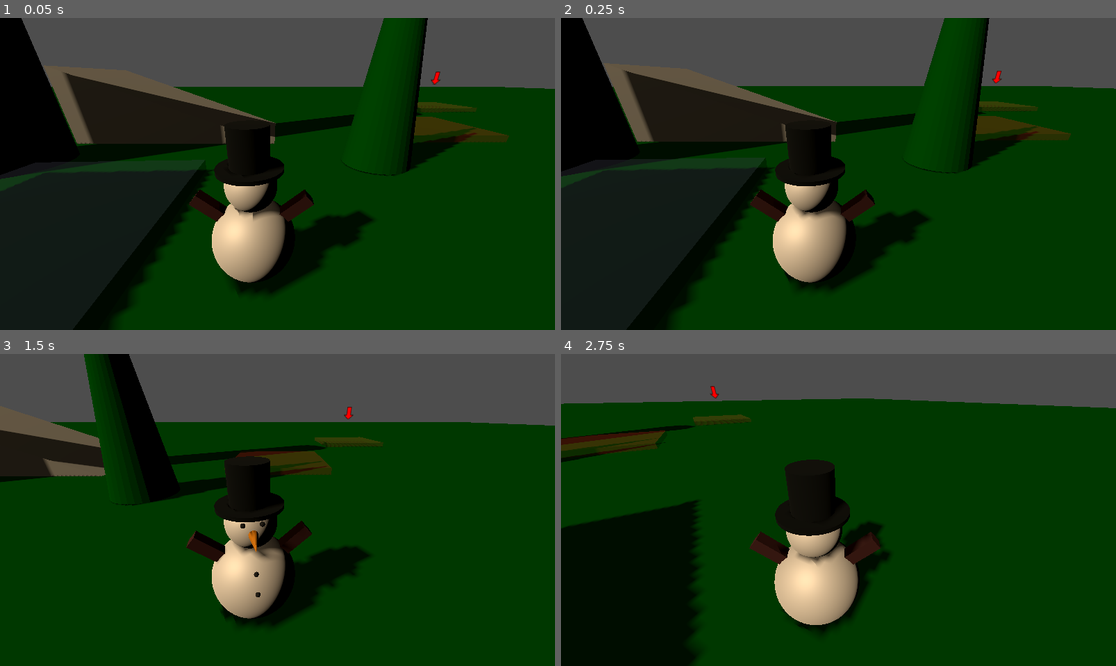
Above: before the commit, frames 1-4 (two rows, left to right).
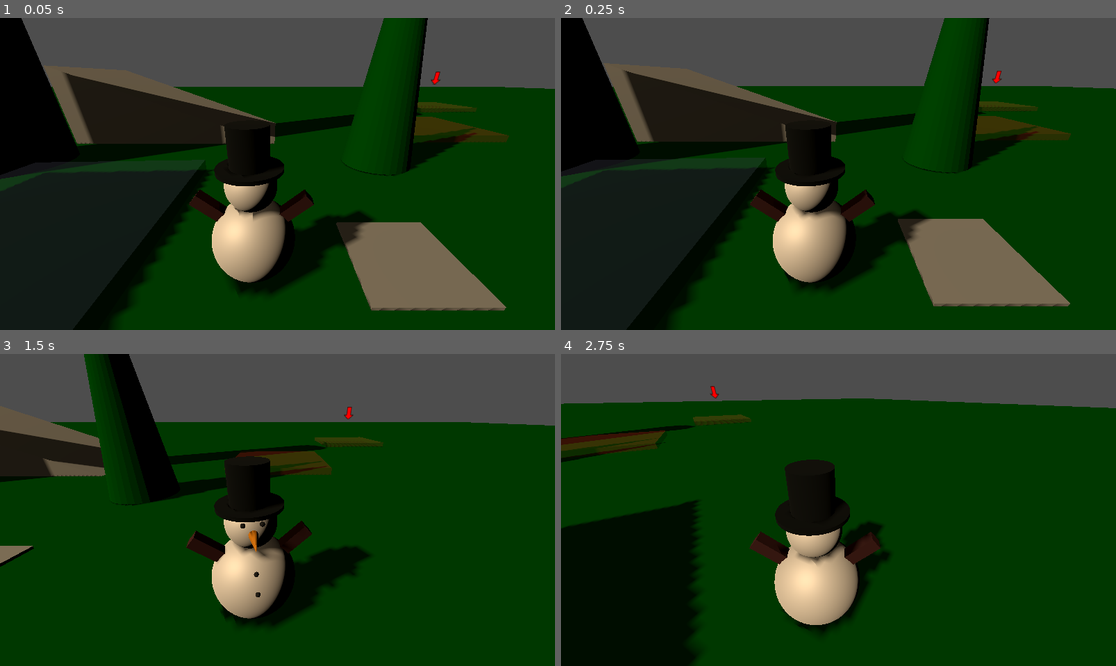
Above: after the commit, the same moments.

Repository: ThannooDhanan/3D-Game
Game: Godot game, scene res://Starting_Scene.tscn
Two runs of this game, one before a commit and one after it. Both use one fixed random seed, a clock stepped at 60 frames per second and the inputs below.
Inputs (mouse positions are in pixels of both pictures, inside the frame that each line leads up to):
- Up to frame 1 (0.05 s): no input
- Up to frame 2 (0.25 s): no input
- Up to frame 3 (1.5 s): tap Enter at 0.5 s; move the mouse to (399, 494) at 0.52 s; hold Right (Right) 0.53-1.28 s; hold X (Interact) 0.53-1.28 s; tap Space (jump) at 0.77 s; move the mouse to (166, 525) at 1.27 s; hold Down (Backward) from 1.28 s (still down); click (166, 525) at 1.35 s
- Up to frame 4 (2.75 s): tap Space (jump) at 1.52 s; move the mouse to (849, 503) at 2.02 s; release Down (Backward) at 2.03 s; hold W (Forward) from 2.03 s (still down); hold X (Interact) from 2.03 s (still down)

The runs differ from the first frame. In frame 1, 5.7% of the frame differs, in the area x 60-92%, y 65-94%; in frame 2, 5.7%, in the area x 60-92%, y 64-93%; in frame 3, 0.2%; in frame 4, nothing differs.

Commit message:
A new Trap

Diff:
--- a/Scripts/Level/TrapManagement.gd
+++ b/Scripts/Level/TrapManagement.gd
@@ -1,31 +1,38 @@
 extends Node
 
 @export_group("Trap")
-@export var hazard: int = 0
-@export var unease: int = 0
+@export_range(0, 25) var hazard: int = 0
+@export_range(0, 25) var unease: int = 0
+@export var max_hazard: int = 25
+@export var max_unease: int = 25
 
 @export_group("Bonuses")
 @export var extra_gold_coin : int = 0
 @export var extra_souls : int = 0
 
 @export_group("Blocks")
-@export var harzard_block : int = 0
+@export var harzard_block : int = 1
 @export var unease_block : int = 0
 
 @export_group("Timer parameters")
-var hazard_and_unease_timer: Timer
+var hazard_timer: Timer
 @export var time_until_increase : float = 2.5
+@export var min_hazard_timeout_inc : int = 1
+@export var max_hazard_timeout_inc : int = 3
 
 signal hazard_increased
 signal unease_increased
 
 func _ready():
-	hazard_and_unease_timer = Timer.new()
-	add_child(hazard_and_unease_timer)
-	hazard_and_unease_timer.autostart = false
-	hazard_and_unease_timer.wait_time = time_until_increase
-	hazard_and_unease_timer.stop()
-	hazard_and_unease_timer.connect("timeout", increaseTrapValues)
+	randomize()
+	hazard_timer = Timer.new()
+	add_child(hazard_timer)
+	hazard_timer.autostart = false
+	hazard_timer.wait_time = time_until_increase
+	hazard_timer.stop()
+	hazard_timer.connect("timeout", increase_trap_values)
+
+	#These Two can be removed later
 	hazard_increased.connect(print_hazard)
 	unease_increased.connect(print_unease)
 
@@ -35,21 +42,25 @@
 	hazard_increased.emit()
 	unease_increased.emit()
 
-func increaseTrapValues():
-	var hazard_increase = randi_range(0, 2)
-	var unease_increase = randi_range(0, 2)
+func increase_trap_values():
+	var hazard_increase = randi_range(min_hazard_timeout_inc, max_hazard_timeout_inc)
 	increase_hazard(hazard_increase)
-	increase_unease(unease_increase)
 
+func start_hazard_timer():
+	hazard_timer.start()
 
 func increase_hazard(value : int):
 	if harzard_block > 0:
 		harzard_block -= value
+		print("hazard was blocked")
 		if harzard_block < 0:
+			print("hazard was not fully blocked")
 			hazard += (harzard_block * -1)
 			harzard_block = 0
-	else:
+			clamp_hazard()
+	elif hazard < max_hazard:
 		hazard += value
+		clamp_hazard()
 	hazard_increased.emit()
 
 func increase_hazard_unblocked(value: int):
@@ -62,8 +73,10 @@
 		if unease_block < 0:
 			unease += (unease_block * -1)
 			unease_block = 0
-	else:
+			clam_unease()
+	elif unease < max_unease:
 		unease += value
+		clam_unease()
 	unease_increased.emit()
 
 func increase_unease_unblocked(value: int):
@@ -75,3 +88,13 @@
 
 func print_unease():
 	print("Unease is now ", unease)
+
+func clamp_hazard():
+	if hazard > max_hazard:
+		print("Maximum hazard reached")
+		hazard = max_hazard
+
+func clam_unease():
+	if unease > max_unease:
+		print("Maximum unease reached")
+		unease = max_unease
--- /dev/null
+++ b/Scripts/Traps/damaging_traps.gd
@@ -0,0 +1,86 @@
+extends Node3D
+
+enum TrapType {
+	Floor,
+	Shooting,
+	Swing
+}
+
+enum TrapStatus {
+	Off,
+	Active
+}
+
+@export_group("Trap Properties")
+@export_range(0, 100) var damage :int
+@export var type : TrapType
+@export var hazard_requirement :int
+@export var status : TrapStatus
+@export var offset : Vector3
+@export var r_offset: Vector3
+
+@export_group("Tween Properties")
+@export var tween_trans : Tween.TransitionType
+@export var tween_ease : Tween.EaseType
+@export var tween_time : float
+
+@export_group("Hitting the PLayer")
+@export var end_point: Marker3D
+@export var weapon : Node3D
+@export var hit_box : Area3D
+
+var weapon_tween: Tween
+
+func _ready():
+	'''Remove when done testing'''
+	TrapManagement.start_hazard_timer()
+
+	TrapManagement.hazard_increased.connect(hazard_changed)
+
+	hit_box.monitoring = false
+	hit_box.connect("body_entered", _on_area_3d_body_entered)
+	if offset:
+		weapon.position = offset
+	if r_offset:
+		weapon.rotation_degrees = r_offset
+
+
+func _on_area_3d_body_entered(body: Node3D) -> void:
+	if body is Player:
+		print(body.name, " has taken damage")
+		body.health.take_damage(damage)
+
+func hazard_changed():
+	if TrapManagement.hazard >= hazard_requirement and status == TrapStatus.Off and weapon != null:
+		match type:
+			TrapType.Floor:
+				floor_trap_activation()
+			TrapType.Swing:
+				swing_trap_activation()
+			_:
+				printerr(name, " has no valid trap type. Please set trap type in editor.")
+
+func floor_trap_activation():
+	activate_hitbox()
+	weapon_tween = create_tween().set_parallel(true)
+	weapon_tween.set_ease(tween_ease)
+	weapon_tween.set_trans(tween_trans)
+	weapon_tween.tween_property(weapon, "position", end_point.position, tween_time)
+	status = TrapStatus.Active
+
+func swing_trap_activation():
+	activate_hitbox()
+	weapon_tween = create_tween().set_loops()
+	#Foreswing
+	weapon_tween.tween_property(weapon, "rotation_degrees:z", 70.0, tween_time)
+	weapon_tween.set_ease(tween_ease)
+	weapon_tween.set_trans(tween_trans)
+	#Backswing
+	weapon_tween.tween_property(weapon, "rotation_degrees:z", -70.0, tween_time)
+	weapon_tween.set_ease(tween_ease)
+	weapon_tween.set_trans(tween_trans)
+	pass
+
+func activate_hitbox():
+	hit_box.monitoring = true
+	weapon.visible = true
--- a/Scripts/player.gd
+++ b/Scripts/player.gd
@@ -6,7 +6,8 @@
 	MOVING,
 	DIGGING,
 	JUMPING,
-	CASHING
+	CASHING,
+	DEAD
 }
 
 @export_group("Camera")
@@ -171,3 +172,7 @@
 	emit_signal("relinquishTreasure", self)
 	treasureInHand = null
 	current_state = player_state.IDLE
+
+
+func _on_health_component_destroyed():
+	current_state = player_state.DEAD
--- a/Scripts/unease_trigger.gd
+++ b/Scripts/unease_trigger.gd
@@ -3,18 +3,20 @@
 
 @export_group("Area Status")
 @export var triggerable := false
-@export var reset_timer : float
+@export_group("Timer Status")
+@export var min_reset_timer : float
+@export var max_reset_timer : float
 @onready var trigger_timer : Timer = %Timer
 
 @export var unease_increase_value : int = 1
 
 func _ready():
 	if !triggerable:
-		trigger_timer.start(reset_timer)
+		trigger_timer.start(randf_range(min_reset_timer, generate_maximum_cap()))
 
 func _on_body_entered(_body: Node3D) -> void:
-	print("Increasing Unease!")
 	if triggerable:
+		print("Increasing Unease!")
 		raise_unease()
 
 func raise_unease():
@@ -24,3 +26,8 @@
 
 func _on_timer_timeout() -> void:
 	triggerable = true
+
+func generate_maximum_cap() -> float:
+	var difference := max_reset_timer - TrapManagement.hazard
+	var maximum_cap : float = difference if min_reset_timer > difference else min_reset_timer
+	return maximum_cap
--- a/Scripts/waypoint_and_home.gd
+++ b/Scripts/waypoint_and_home.gd
@@ -15,9 +15,9 @@
 	setUpHome()
 
 func setUpWorldTrapTimer():
-	TrapManagement.hazard_and_unease_timer.autostart = true
+	TrapManagement.hazard_timer.autostart = true
 	TrapManagement.set_starting_trap_properties()
-	TrapManagement.hazard_and_unease_timer.start()
+	TrapManagement.start_hazard_timer()
 
 func setUpPoints():
 	var randomPoint = randi_range(0, len(dig_spots.get_children()) -1)
@@ -70,7 +70,7 @@
 	#Instantiate treasure scene
 	if burriedTreasure != null:
 		var treasureInstance = burriedTreasure.instantiate()
-		TrapManagement.unease += treasureUneasePenalty
+		TrapManagement.increase_unease_unblocked(treasureUneasePenalty)
 		get_tree().current_scene.add_child(treasureInstance)
 
 		#Assign the treasure's mesh
--- a/Starting_Scene.tscn
+++ b/Starting_Scene.tscn
@@ -8,6 +8,7 @@
 [ext_resource type="PackedScene" uid="uid://biec4sef70he2" path="res://unease_trigger.tscn" id="6_l2gww"]
 [ext_resource type="PackedScene" uid="uid://dw4agfysx3wke" path="res://waypoint_and_return.tscn" id="6_t3ix3"]
 [ext_resource type="PackedScene" uid="uid://7t6oubquod5h" path="res://to delete/ramp.tscn" id="9_na0wc"]
+[ext_resource type="PackedScene" uid="uid://c4624ahk56j" path="res://spikes.tscn" id="9_v42h3"]
 
 [sub_resource type="QuadMesh" id="QuadMesh_e4ond"]
 
@@ -114,6 +115,9 @@
 [node name="Ramp" parent="." instance=ExtResource("9_na0wc")]
 transform = Transform3D(-1.18784946e-07, 3.4367704, 0, -2.7174828, -1.50226e-07, 0, 0, 0, 1.8880184, -2.304203, -0.19730997, -5.2471685)
 
+[node name="Spike_Trap" parent="." instance=ExtResource("9_v42h3")]
+transform = Transform3D(1, 0, 0, 0, 1, 0, 0, 0, 1, 1.4056025, 0, 0.046819687)
+
 [editable path="Snowman"]
 [editable path="WaypointAndReturn"]
 [editable path="WaypointAndReturn/Checkpoints/PointOfInterest"]
--- /dev/null
+++ b/Traps_Scenes/spike.tscn
@@ -0,0 +1,14 @@
+[gd_scene load_steps=3 format=3 uid="uid://cetu6pw0q3dx0"]
+
+[ext_resource type="ArrayMesh" uid="uid://doapevvd5fwf2" path="res://Objects/carrot.obj" id="1_plk82"]
+
+[sub_resource type="StandardMaterial3D" id="StandardMaterial3D_8fhau"]
+albedo_color = Color(0.58, 0.58, 0.58, 1)
+metallic = 1.0
+roughness = 0.5
+
+[node name="Spike1" type="MeshInstance3D"]
+transform = Transform3D(0.11, 0, 0, 0, 0.11, 0, 0, 0, 0.11, 0, 0, 0)
+mesh = ExtResource("1_plk82")
+skeleton = NodePath("../..")
+surface_material_override/0 = SubResource("StandardMaterial3D_8fhau")
--- /dev/null
+++ b/debugCamera.tscn
@@ -0,0 +1,4 @@
+[gd_scene format=3 uid="uid://bqm7iq6el71nw"]
+
+[node name="Delete later" type="Camera3D"]
+transform = Transform3D(1, 0, 0, 0, 0.9396926, 0.34202012, 0, -0.34202012, 0.9396926, 0, 0, 0)
--- a/project.godot
+++ b/project.godot
@@ -69,6 +69,10 @@
 [layer_names]
 
 3d_render/layer_2="Ground"
+3d_physics/layer_1="Player"
+3d_physics/layer_2="Ground"
+3d_physics/layer_3="Enemies"
+3d_physics/layer_4="Traps"
 
 [physics]
 
--- a/snowman.tscn
+++ b/snowman.tscn
@@ -131,3 +131,5 @@
 [node name="CollisionShape3D" type="CollisionShape3D" parent="."]
 transform = Transform3D(0.7, 0, 0, 0, 0.6, 0, 0, 0, 0.7, 0, 0.655056, 0)
 shape = SubResource("CapsuleShape3D_6q38s")
+
+[connection signal="destroyed" from="HealthComponent" to="." method="_on_health_component_destroyed"]
--- /dev/null
+++ b/spikes.tscn
@@ -0,0 +1,169 @@
+[gd_scene load_steps=5 format=3 uid="uid://c4624ahk56j"]
+
+[ext_resource type="Script" uid="uid://cq8cwuktn6306" path="res://Scripts/Traps/damaging_traps.gd" id="1_s0g1x"]
+[ext_resource type="PackedScene" uid="uid://cetu6pw0q3dx0" path="res://Traps_Scenes/spike.tscn" id="2_8fhau"]
+
+[sub_resource type="BoxShape3D" id="BoxShape3D_nrdsm"]
+size = Vector3(1, 0.25, 1)
+
+[sub_resource type="BoxMesh" id="BoxMesh_nrdsm"]
+
+[node name="Spike_Trap" type="Node3D" node_paths=PackedStringArray("end_point", "weapon", "hit_box")]
+script = ExtResource("1_s0g1x")
+damage = 1
+hazard_requirement = 5
+offset = Vector3(0, -0.25, -0.04)
+tween_trans = 5
+tween_ease = 1
+tween_time = 0.35
+end_point = NodePath("Spikes End point")
+weapon = NodePath("Spikes")
+hit_box = NodePath("Area3D")
+
+[node name="Area3D" type="Area3D" parent="."]
+unique_name_in_owner = true
+collision_layer = 8
+
+[node name="CollisionShape3D" type="CollisionShape3D" parent="Area3D"]
+transform = Transform3D(1, 0, 0, 0, 1, 0, 0, 0, 1, 0, 0.125, 0)
+shape = SubResource("BoxShape3D_nrdsm")
+
+[node name="Spikes End point" type="Marker3D" parent="."]
+unique_name_in_owner = true
+transform = Transform3D(1, 0, 0, 0, 1, 0, 0, 0, 1, 0, 0, -0.04)
+
+[node name="Spikes" type="Node3D" parent="."]
+transform = Transform3D(1, 0, 0, 0, 1, 0, 0, 0, 1, 0, 0, -0.04)
+
+[node name="row1" type="Node3D" parent="Spikes"]
+transform = Transform3D(1, 0, 0, 0, 1, 0, 0, 0, 1, 0.24957745, 0, -0.24978097)
+
+[node name="Spike1" parent="Spikes/row1" instance=ExtResource("2_8fhau")]
+transform = Transform3D(0.11, 0, 0, 0, 0.11, 0, 0, 0, 0.11, -0.167, 0, -0.167)
+
+[node name="Spike7" parent="Spikes/row1" instance=ExtResource("2_8fhau")]
+transform = Transform3D(0.11, 0, 0, 0, 0.11, 0, 0, 0, 0.11, -0.167, 0, 0)
+
+[node name="Spike10" parent="Spikes/row1" instance=ExtResource("2_8fhau")]
+transform = Transform3D(0.11, 0, 0, 0, 0.11, 0, 0, 0, 0.11, -0.167, 0, 0.668)
+
+[node name="Spike11" parent="Spikes/row1" instance=ExtResource("2_8fhau")]
+transform = Transform3D(0.11, 0, 0, 0, 0.11, 0, 0, 0, 0.11, -0.167, 0, 0.5)
+
+[node name="Spike8" parent="Spikes/row1" instance=ExtResource("2_8fhau")]
+transform = Transform3D(0.11, 0, 0, 0, 0.11, 0, 0, 0, 0.11, -0.167, 0, 0.167)
+
+[node name="Spike9" parent="Spikes/row1" instance=ExtResource("2_8fhau")]
+transform = Transform3D(0.11, 0, 0, 0, 0.11, 0, 0, 0, 0.11, -0.167, 0, 0.333)
+
+[node name="row2" type="Node3D" parent="Spikes"]
+transform = Transform3D(1, 0, 0, 0, 1, 0, 0, 0, 1, 0.24957745, 0, -0.24978098)
+
+[node name="Spike14" parent="Spikes/row2" instance=ExtResource("2_8fhau")]
+transform = Transform3D(0.11, 0, 0, 0, 0.11, 0, 0, 0, 0.11, 0, 0, -0.085)
+
+[node name="Spike15" parent="Spikes/row2" instance=ExtResource("2_8fhau")]
+transform = Transform3D(0.11, 0, 0, 0, 0.11, 0, 0, 0, 0.11, 0, 0, 0.25)
+
+[node name="Spike16" parent="Spikes/row2" instance=ExtResource("2_8fhau")]
+transform = Transform3D(0.11, 0, 0, 0, 0.11, 0, 0, 0, 0.11, 0, 0, 0.081999995)
+
+[node name="Spike17" parent="Spikes/row2" instance=ExtResource("2_8fhau")]
+transform = Transform3D(0.11, 0, 0, 0, 0.11, 0, 0, 0, 0.11, 0, 0, 0.415)
+
+[node name="Spike18" parent="Spikes/row2" instance=ExtResource("2_8fhau")]
+transform = Transform3D(0.11, 0, 0, 0, 0.11, 0, 0, 0, 0.11, 0, 0, 0.74899995)
+
+[node name="Spike19" parent="Spikes/row2" instance=ExtResource("2_8fhau")]
+transform = Transform3D(0.11, 0, 0, 0, 0.11, 0, 0, 0, 0.11, 0, 0, 0.58199996)
+
+[node name="row3" type="Node3D" parent="Spikes"]
+transform = Transform3D(1, 0, 0, 0, 1, 0, 0, 0, 1, 0.24957745, 0, -0.24978097)
+
+[node name="Spike2" parent="Spikes/row3" instance=ExtResource("2_8fhau")]
+transform = Transform3D(0.11, 0, 0, 0, 0.11, 0, 0, 0, 0.11, 0.167, 0, -0.167)
+
+[node name="Spike3" parent="Spikes/row3" instance=ExtResource("2_8fhau")]
+transform = Transform3D(0.11, 0, 0, 0, 0.11, 0, 0, 0, 0.11, 0.167, 0, 0)
+
+[node name="Spike4" parent="Spikes/row3" instance=ExtResource("2_8fhau")]
+transform = Transform3D(0.11, 0, 0, 0, 0.11, 0, 0, 0, 0.11, 0.167, 0, 0.167)
+
+[node name="Spike5" parent="Spikes/row3" instance=ExtResource("2_8fhau")]
+transform = Transform3D(0.11, 0, 0, 0, 0.11, 0, 0, 0, 0.11, 0.167, 0, 0.333)
+
+[node name="Spike12" parent="Spikes/row3" instance=ExtResource("2_8fhau")]
+transform = Transform3D(0.11, 0, 0, 0, 0.11, 0, 0, 0, 0.11, 0.167, 0, 0.5)
+
+[node name="Spike13" parent="Spikes/row3" instance=ExtResource("2_8fhau")]
+transform = Transform3D(0.11, 0, 0, 0, 0.11, 0, 0, 0, 0.11, 0.167, 0, 0.667)
+
+[node name="row4" type="Node3D" parent="Spikes"]
+transform = Transform3D(1, 0, 0, 0, 1, 0, 0, 0, 1, -0.08342256, 0, -0.24978097)
+
+[node name="Spike1" parent="Spikes/row4" instance=ExtResource("2_8fhau")]
+transform = Transform3D(0.11, 0, 0, 0, 0.11, 0, 0, 0, 0.11, -0.167, 0, -0.167)
+
+[node name="Spike7" parent="Spikes/row4" instance=ExtResource("2_8fhau")]
+transform = Transform3D(0.11, 0, 0, 0, 0.11, 0, 0, 0, 0.11, -0.167, 0, 0)
+
+[node name="Spike10" parent="Spikes/row4" instance=ExtResource("2_8fhau")]
+transform = Transform3D(0.11, 0, 0, 0, 0.11, 0, 0, 0, 0.11, -0.167, 0, 0.668)
+
+[node name="Spike11" parent="Spikes/row4" instance=ExtResource("2_8fhau")]
+transform = Transform3D(0.11, 0, 0, 0, 0.11, 0, 0, 0, 0.11, -0.167, 0, 0.5)
+
+[node name="Spike8" parent="Spikes/row4" instance=ExtResource("2_8fhau")]
+transform = Transform3D(0.11, 0, 0, 0, 0.11, 0, 0, 0, 0.11, -0.167, 0, 0.167)
+
+[node name="Spike9" parent="Spikes/row4" instance=ExtResource("2_8fhau")]
+transform = Transform3D(0.11, 0, 0, 0, 0.11, 0, 0, 0, 0.11, -0.167, 0, 0.333)
+
+[node name="row5" type="Node3D" parent="Spikes"]
+transform = Transform3D(1, 0, 0, 0, 1, 0, 0, 0, 1, -0.08342256, 0, -0.24978097)
+
+[node name="Spike14" parent="Spikes/row5" instance=ExtResource("2_8fhau")]
+transform = Transform3D(0.11, 0, 0, 0, 0.11, 0, 0, 0, 0.11, 0, 0, -0.085)
+
+[node name="Spike15" parent="Spikes/row5" instance=ExtResource("2_8fhau")]
+transform = Transform3D(0.11, 0, 0, 0, 0.11, 0, 0, 0, 0.11, 0, 0, 0.25)
+
+[node name="Spike16" parent="Spikes/row5" instance=ExtResource("2_8fhau")]
+transform = Transform3D(0.11, 0, 0, 0, 0.11, 0, 0, 0, 0.11, 0, 0, 0.081999995)
+
+[node name="Spike17" parent="Spikes/row5" instance=ExtResource("2_8fhau")]
+transform = Transform3D(0.11, 0, 0, 0, 0.11, 0, 0, 0, 0.11, 0, 0, 0.415)
+
+[node name="Spike18" parent="Spikes/row5" instance=ExtResource("2_8fhau")]
+transform = Transform3D(0.11, 0, 0, 0, 0.11, 0, 0, 0, 0.11, 0, 0, 0.74899995)
+
+[node name="Spike19" parent="Spikes/row5" instance=ExtResource("2_8fhau")]
+transform = Transform3D(0.11, 0, 0, 0, 0.11, 0, 0, 0, 0.11, 0, 0, 0.58199996)
+
+[node name="row6" type="Node3D" parent="Spikes"]
+transform = Transform3D(1, 0, 0, 0, 1, 0, 0, 0, 1, -0.417, 0, -0.25)
+
+[node name="Spike14" parent="Spikes/row6" instance=ExtResource("2_8fhau")]
+transform = Transform3D(0.11, 0, 0, 0, 0.11, 0, 0, 0, 0.11, 0, 0, -0.085)
+
+[node name="Spike15" parent="Spikes/row6" instance=ExtResource("2_8fhau")]
+transform = Transform3D(0.11, 0, 0, 0, 0.11, 0, 0, 0, 0.11, 0, 0, 0.25)
+
+[node name="Spike16" parent="Spikes/row6" instance=ExtResource("2_8fhau")]
+transform = Transform3D(0.11, 0, 0, 0, 0.11, 0, 0, 0, 0.11, 0, 0, 0.081999995)
+
+[node name="Spike17" parent="Spikes/row6" instance=ExtResource("2_8fhau")]
+transform = Transform3D(0.11, 0, 0, 0, 0.11, 0, 0, 0, 0.11, 0, 0, 0.415)
+
+[node name="Spike18" parent="Spikes/row6" instance=ExtResource("2_8fhau")]
+transform = Transform3D(0.11, 0, 0, 0, 0.11, 0, 0, 0, 0.11, 0, 0, 0.74899995)
+
+[node name="Spike19" parent="Spikes/row6" instance=ExtResource("2_8fhau")]
+transform = Transform3D(0.11, 0, 0, 0, 0.11, 0, 0, 0, 0.11, 0, 0, 0.58199996)
+
+[node name="Recepticle" type="Node3D" parent="."]
+transform = Transform3D(1, 0, 0, 0, 1, 0, 0, 0, 1, -5.9604645e-08, 0.01, -5.9604645e-08)
+
+[node name="MeshInstance3D" type="MeshInstance3D" parent="Recepticle"]
+transform = Transform3D(1, 0, 0, 0, 0.25, 0, 0, 0, 1, 0, -0.125, 0)
+mesh = SubResource("BoxMesh_nrdsm")
--- /dev/null
+++ b/swing_axe.tscn
@@ -0,0 +1,84 @@
+[gd_scene load_steps=11 format=3 uid="uid://cxichlme8vhmo"]
+
+[ext_resource type="Script" uid="uid://cq8cwuktn6306" path="res://Scripts/Traps/damaging_traps.gd" id="1_x87mu"]
+[ext_resource type="PackedScene" uid="uid://bqm7iq6el71nw" path="res://debugCamera.tscn" id="2_2h3ky"]
+
+[sub_resource type="CylinderMesh" id="CylinderMesh_x87mu"]
+
+[sub_resource type="BoxMesh" id="BoxMesh_2h3ky"]
+
+[sub_resource type="BoxMesh" id="BoxMesh_x87mu"]
+
+[sub_resource type="ConvexPolygonShape3D" id="ConvexPolygonShape3D_r5t42"]
+points = PackedVector3Array(0.5, 0.5, 0.5, 0.5, 0.5, -0.5, -0.5, 0.5, 0.5, 0.5, -0.5, 0.5, 0.5, -0.5, -0.5, -0.5, 0.5, -0.5, -0.5, -0.5, 0.5, -0.5, -0.5, -0.5)
+
+[sub_resource type="PrismMesh" id="PrismMesh_2h3ky"]
+
+[sub_resource type="ConvexPolygonShape3D" id="ConvexPolygonShape3D_3i1a3"]
+points = PackedVector3Array(0, 0.5, 0.5, 0.5, -0.5, 0.5, 0, 0.5, -0.5, -0.5, -0.5, 0.5, 0.5, -0.5, -0.5, -0.5, -0.5, -0.5)
+
+[sub_resource type="ConcavePolygonShape3D" id="ConcavePolygonShape3D_2h3ky"]
+data = PackedVector3Array(0, 0.5, 0.5, 0.5, -0.5, 0.5, -0.5, -0.5, 0.5, 0, 0.5, -0.5, -0.5, -0.5, -0.5, 0.5, -0.5, -0.5, 0, 0.5, 0.5, 0, 0.5, -0.5, 0.5, -0.5, 0.5, 0, 0.5, -0.5, 0.5, -0.5, -0.5, 0.5, -0.5, 0.5, 0, 0.5, -0.5, 0, 0.5, 0.5, -0.5, -0.5, -0.5, 0, 0.5, 0.5, -0.5, -0.5, 0.5, -0.5, -0.5, -0.5, -0.5, -0.5, 0.5, 0.5, -0.5, 0.5, -0.5, -0.5, -0.5, 0.5, -0.5, 0.5, 0.5, -0.5, -0.5, -0.5, -0.5, -0.5)
+
+[sub_resource type="CapsuleMesh" id="CapsuleMesh_x87mu"]
+
+[node name="Swing axe" type="Node3D" node_paths=PackedStringArray("weapon", "hit_box")]
+transform = Transform3D(1, 0, 0, 0, 1, 1.7484555e-07, 0, -1.7484555e-07, 1, 0, 0, 0)
+script = ExtResource("1_x87mu")
+damage = 5
+type = 2
+hazard_requirement = 1
+r_offset = Vector3(0, 0, -70)
+tween_trans = 1
+tween_ease = 1
+tween_time = 1.5
+weapon = NodePath("Weapon")
+hit_box = NodePath("Weapon/Hitbox")
+
+[node name="Weapon" type="Node3D" parent="."]
+transform = Transform3D(0.34202015, 0.9396926, 0, -0.9396926, 0.34202015, 0, 0, 0, 1, 0, 5, 0)
+
+[node name="Pin" type="MeshInstance3D" parent="Weapon"]
+transform = Transform3D(0.295, 0, 0, 0, -1.2894859e-08, -0.295, 0, 0.295, -1.2894859e-08, 0, 0, 0)
+mesh = SubResource("CylinderMesh_x87mu")
+
+[node name="Shaft" type="MeshInstance3D" parent="Weapon"]
+transform = Transform3D(0.5, 0, 0, 0, 5, 0, 0, 0, 0.5, 0, -2.25, 0)
+mesh = SubResource("BoxMesh_2h3ky")
+
+[node name="head" type="Node3D" parent="Weapon"]
+
+[node name="Body" type="MeshInstance3D" parent="Weapon/head"]
+transform = Transform3D(2, 0, 0, 0, 1.5, 0, 0, 0, 0.7, 0, -5, 0)
+mesh = SubResource("BoxMesh_x87mu")
+
+[node name="StaticBody3D2" type="StaticBody3D" parent="Weapon/head/Body"]
+collision_layer = 8
+
+[node name="CollisionShape3D" type="CollisionShape3D" parent="Weapon/head/Body/StaticBody3D2"]
+shape = SubResource("ConvexPolygonShape3D_r5t42")
+
+[node name="Blade_R" type="MeshInstance3D" parent="Weapon/head"]
+transform = Transform3D(-3.059797e-08, 1, 1.09278474e-07, 0, -4.371139e-08, 2.5, 0.7, 4.371139e-08, 4.7767136e-15, 1.5, -5, 0)
+mesh = SubResource("PrismMesh_2h3ky")
+
+[node name="Blade_L" type="MeshInstance3D" parent="Weapon/head"]
+transform = Transform3D(8.347416e-09, -1, 1.09278474e-07, 0, -4.371139e-08, -2.5, 0.7, 1.1924881e-08, -1.3031327e-15, -1.5, -5, 0)
+mesh = SubResource("PrismMesh_2h3ky")
+
+[node name="Hitbox" type="Area3D" parent="Weapon"]
+transform = Transform3D(-3.059797e-08, 1, 1.09278474e-07, 0, -4.371139e-08, 2.5, 0.7, 4.371139e-08, 0, 1.5, -5, 0)
+
+[node name="CollisionShape3D" type="CollisionShape3D" parent="Weapon/Hitbox"]
+shape = SubResource("ConvexPolygonShape3D_3i1a3")
+
+[node name="CollisionShape3D2" type="CollisionShape3D" parent="Weapon/Hitbox"]
+transform = Transform3D(1, 7.948038e-08, -5.684342e-14, 3.8945387e-08, -1, 2.1855693e-07, -3.5527137e-15, -3.4969112e-08, -1, 1.8733452e-07, -3, -5.245367e-08)
+shape = SubResource("ConcavePolygonShape3D_2h3ky")
+
+[node name="MeshInstance3D" type="MeshInstance3D" parent="."]
+transform = Transform3D(0.7, 0, 0, 0, 0.7, 0, 0, 0, 0.7, 0.82603645, 0.7, 0.8621225)
+mesh = SubResource("CapsuleMesh_x87mu")
+
+[node name="Delete later" parent="." instance=ExtResource("2_2h3ky")]
+transform = Transform3D(1, 0, 0, 0, 0.9396926, 0.34202012, 0, -0.34202012, 0.9396926, 0, 1.4333323, 2.7939343)
--- a/unease_trigger.tscn
+++ b/unease_trigger.tscn
@@ -11,7 +11,8 @@
 
 [node name="Area3D" type="Area3D"]
 script = ExtResource("1_duyng")
-reset_timer = 5.0
+min_reset_timer = 5.0
+max_reset_timer = 20.0
 
 [node name="CollisionShape3D" type="CollisionShape3D" parent="."]
 transform = Transform3D(1, 0, 0, 0, 1, 0, 0, 0, 1, 0, 0.099999994, 0)
Not shown, added: Scripts/Traps/damaging_traps.gd.uid
Not shown: 1 places in Starting_Scene.tscn that only renumber resources
